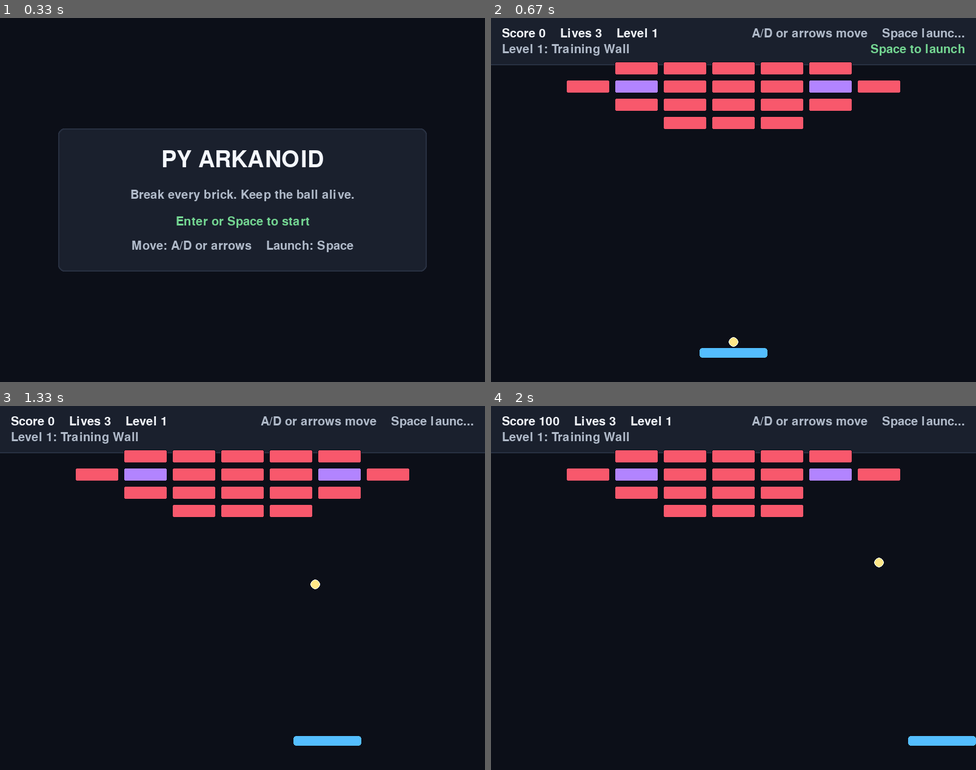
Above: before the commit, frames 1-4 (two rows, left to right).
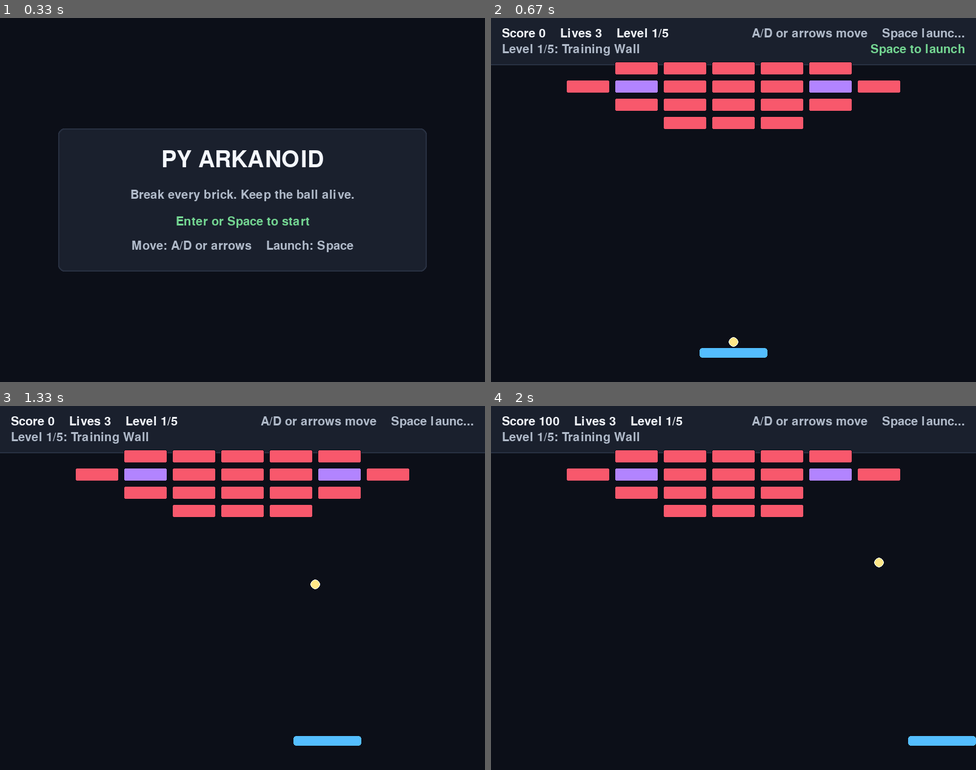
Above: after the commit, the same moments.

Repository: abr-ya/py-arkanoid
Game: pygame game, started from src/arkanoid/__main__.py
The game is run twice, just before and just after one commit, with the same random seed, the same clock (stepped at 60 frames per second) and the same inputs.
Inputs:
- Up to frame 1 (0.33 s): no input
- Up to frame 2 (0.67 s): tap Space at 0.33 s
- Up to frame 3 (1.33 s): tap Space at 0.67, 1.07 s; hold Right from 1 s (still down)
- Up to frame 4 (2 s): tap Space at 1.37, 1.57, 1.87 s; release Right at 1.47 s; hold Right 1.5-1.97 s

Frame 1 is identical in both runs. In frame 2, 0.3% of the frame differs, in the area x 10-37%, y 3-11%; in frame 3, 0.3%; in frame 4, 0.3%.

Commit message:
feat: Finalize readability polish with level progress

Diff:
--- a/src/arkanoid/core/game.py
+++ b/src/arkanoid/core/game.py
@@ -4,7 +4,7 @@
 
 from arkanoid.core.events import SoundEvent
 from arkanoid.core.leaderboard import LeaderboardRecord, LeaderboardStore
-from arkanoid.core.levels import LevelConfig, create_bricks_for_level, load_level
+from arkanoid.core.levels import LevelConfig, count_available_levels, create_bricks_for_level, load_level
 from arkanoid.core.models import (
     ActiveEffect,
     Ball,
@@ -34,6 +34,7 @@
     playfield: Playfield = field(default_factory=Playfield)
     state: GameState = GameState.MENU
     level: LevelConfig = field(default_factory=load_level)
+    total_levels: int = field(default_factory=count_available_levels)
     paddle: Paddle = field(init=False)
     balls: list[Ball] = field(init=False)
     bricks: list[Brick] = field(init=False)
@@ -75,6 +76,7 @@
             self.playfield = fresh.playfield
             self.state = GameState.PLAYING
             self.level = fresh.level
+            self.total_levels = fresh.total_levels
             self.paddle = fresh.paddle
             self.balls = fresh.balls
             self.bricks = fresh.bricks
--- a/src/arkanoid/core/levels.py
+++ b/src/arkanoid/core/levels.py
@@ -59,6 +59,18 @@
     return resources.levels_dir()
 
 
+def count_available_levels(levels_dir: Path | None = None) -> int:
+    directory = levels_dir or default_levels_dir()
+    try:
+        return sum(
+            1
+            for path in directory.glob("level_*.yaml")
+            if _level_number_from_path(path) is not None
+        )
+    except OSError:
+        return 0
+
+
 def load_level(level_number: int = DEFAULT_LEVEL_NUMBER, levels_dir: Path | None = None) -> LevelConfig:
     path = (levels_dir or default_levels_dir()) / f"level_{level_number:02}.yaml"
     try:
@@ -92,6 +104,17 @@
     return bricks
 
 
+def _level_number_from_path(path: Path) -> int | None:
+    stem = path.stem
+    prefix = "level_"
+    if not stem.startswith(prefix):
+        return None
+    try:
+        return int(stem[len(prefix) :])
+    except ValueError:
+        return None
+
+
 def _level_from_mapping(raw: dict[str, Any]) -> LevelConfig:
     bricks = raw.get("bricks")
     if not isinstance(bricks, dict):
--- a/src/arkanoid/pygame_app.py
+++ b/src/arkanoid/pygame_app.py
@@ -158,7 +158,7 @@
 
     label = _render_fit(
         font,
-        f"Score {session.score}    Lives {session.lives}    Level {session.level.number}",
+        f"Score {session.score}    Lives {session.lives}    Level {_level_progress_label(session)}",
         FOREGROUND,
         WIDTH // 2 - TEXT_MARGIN,
     )
@@ -179,7 +179,7 @@
     else:
         level_label = _render_fit(
             font,
-            f"Level {session.level.number}: {session.level.name}",
+            f"Level {_level_progress_label(session)}: {session.level.name}",
             MUTED,
             WIDTH // 2 - TEXT_MARGIN,
         )
@@ -230,6 +230,12 @@
             width=1,
             border_radius=3,
         )
+
+
+def _level_progress_label(session: GameSession) -> str:
+    if session.total_levels <= 0:
+        return str(session.level.number)
+    return f"{session.level.number}/{session.total_levels}"
 
 
 def _draw_leaderboard(
--- a/tests/test_core_game.py
+++ b/tests/test_core_game.py
@@ -6,6 +6,7 @@
 from arkanoid.core.levels import (
     DEFAULT_BRICK_ROWS,
     DEFAULT_LEVEL_NAME,
+    count_available_levels,
     create_bricks_for_level,
     load_level,
 )
@@ -235,8 +236,18 @@
     session = create_session()
 
     assert session.level.name == DEFAULT_LEVEL_NAME
+    assert session.total_levels == len(SHIPPED_LEVEL_NUMBERS)
     assert session.paddle.width == session.level.paddle_width
     assert len(session.bricks) == len(create_bricks_for_level(session.level))
+
+
+def test_count_available_levels_counts_numbered_level_files(tmp_path: Path) -> None:
+    (tmp_path / "level_01.yaml").write_text("", encoding="utf-8")
+    (tmp_path / "level_02.yaml").write_text("", encoding="utf-8")
+    (tmp_path / "level_extra.yaml").write_text("", encoding="utf-8")
+    (tmp_path / "notes.txt").write_text("", encoding="utf-8")
+
+    assert count_available_levels(tmp_path) == 2
 
 
 def test_shipped_level_pack_loads_all_builtin_levels() -> None:
--- a/tests/test_pygame_app.py
+++ b/tests/test_pygame_app.py
@@ -1,6 +1,7 @@
 import pygame
 
-from arkanoid.pygame_app import FOREGROUND, _render_fit
+from arkanoid.core.game import create_session
+from arkanoid.pygame_app import FOREGROUND, _level_progress_label, _render_fit
 
 
 def test_render_fit_handles_tiny_width_without_hanging() -> None:
@@ -10,3 +11,11 @@
     rendered = _render_fit(font, "X" * 200, FOREGROUND, 20)
 
     assert rendered.get_width() > 0
+
+
+def test_level_progress_label_includes_total_level_count() -> None:
+    session = create_session()
+    session.level = session.level.__class__(number=3, name=session.level.name)
+    session.total_levels = 5
+
+    assert _level_progress_label(session) == "3/5"
Not shown, changed: README.md
Not shown, changed: openspec/changes/feature-08-polish-readability-and-screens/tasks.md
